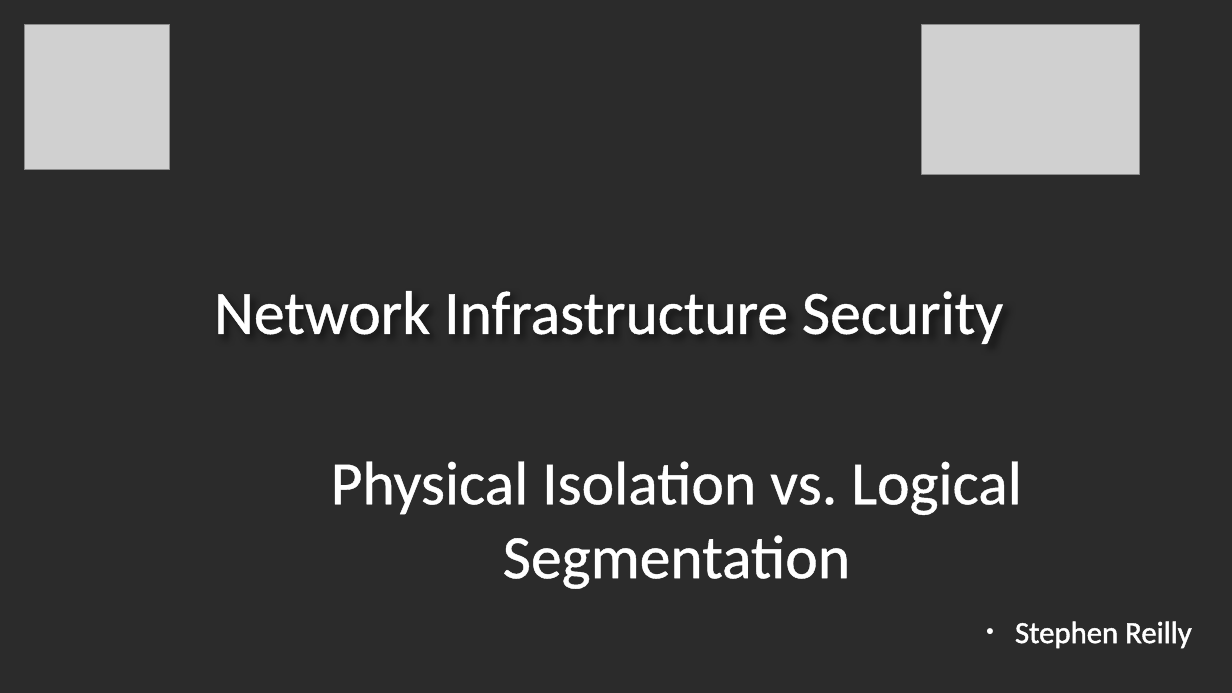
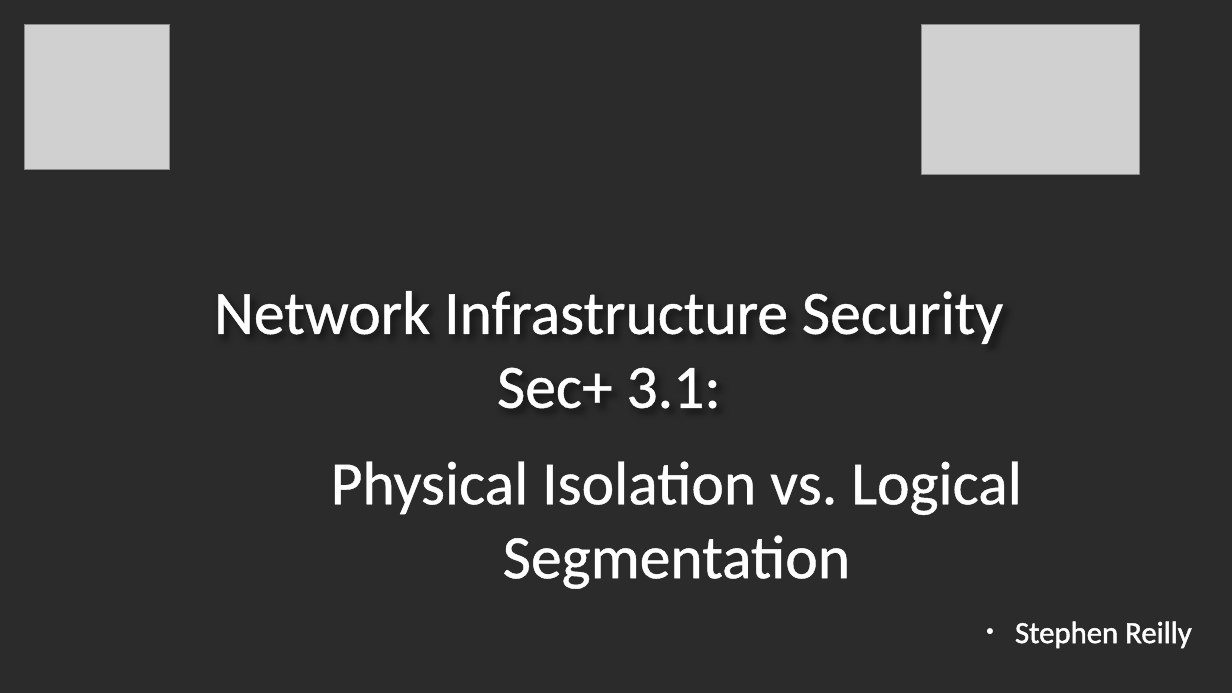
Before and after one commit to sreilly1977/dlh-cyber_security, a slide deck: slide 1 of notes/Network Infrastructure Security - Physical Isolation vs Logical Segmentation.odp. Drawn at 1232x693 pixels with LibreOffice and Linux fonts; fonts in the diff are those of the drawing; grey boxes stand for pictures; background and template pictures are left out; a plain dark background stands for a picture behind light text. Boxes give left, top, right and bottom in pixels: in the first picture for what was removed or moved away, otherwise in the second. Text is boxed around its words. In the diff, an @@ line names an element or a change of style, - is before the commit and + after.

Commit message:
Updated Presentation

```diff
--- a/notes/Network Infrastructure Security - Physical Isolation vs Logical Segmentation.odp
+++ b/notes/Network Infrastructure Security - Physical Isolation vs Logical Segmentation.odp
@@ title at [214, 291, 1003, 409]: text changed @@
-  Network Infrastructure Security
+  Network Infrastructure Security
+  Sec+ 3.1:
```
Also in this commit, not shown: 1 other file.
